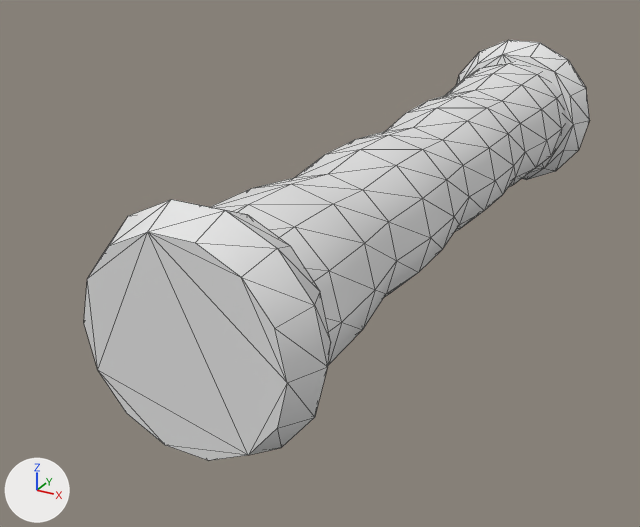
The glTF model godot/assets/waffen/modelle/einhandgriff/t1_4.glb, before and after one commit.
One viewpoint serves both versions: a 50 mm lens placed at (0.0674, -0.1591, 0.059), pointed at (-0.0134, -0.0121, -0.0145). Every picture has the same lights, and +X, +Y and +Z are marked at lower left. The older version comes first. Mesh edges are drawn as thin lines. Vertices at exactly the same position are counted once.

Names of what the first picture shows: 'einhandgriff_t1_4'.
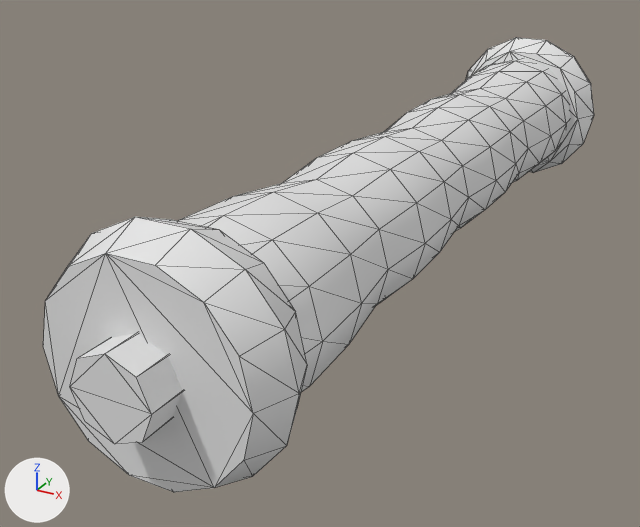
The change in detail:
me_einhandgriff_t1_4 is used by ob_einhandgriff_t1_4; location (0.0, 0.0, 0.0).
me_einhandgriff_t1_4 had 240 vertices, 468 faces and spanned x -0.02..0.02, y -0.076..0.081, z -0.019..0.019.
me_einhandgriff_t1_4 now has 256 vertices, 496 faces and spans x -0.02..0.02, y -0.09..0.095, z -0.019..0.019.
me_einhandgriff_t1_4 part 1: the loose piece of 42 vertices spanning x -0.02..0.02, y -0.076..-0.064, z -0.019..0.019 is moved by (0.0, -0.007, 0.0).
me_einhandgriff_t1_4 part 2: the loose piece of 42 vertices spanning x -0.019..0.019, y 0.069..0.081, z -0.019..0.019 is moved by (0.0, 0.006, 0.0).
me_einhandgriff_t1_4 part 3: a new loose piece, an 8-sided cylinder along y spanning x -0.007..0.007, y -0.09..0.095, z -0.007..0.007, in mat_beschlag (white #e7e7e7).
Part 4, on me_einhandgriff_t1_4:
137 vertices are removed from x -0.015..0.015, y -0.07..0.075, z -0.015..0.015.
295 faces are deleted.
12 vertices move within x -0.014..0.014, y 0.015, z -0.014..0.014.
102 vertices are added at x -0.016..0.016, y -0.077..0.081, z -0.016..0.016.
12 new vertices lie (0.0, 0.013, 0.0) away from vertices in x -0.014..0.014, y 0.015, z -0.014..0.014.
16 new vertices lie (0.0, 0.013, 0.0) away from vertices in x -0.014..0.014, y -0.024..0.055, z -0.014..0.014.
7 new vertices lie (0.005, 0.0, 0.005) away from vertices in x -0.013..0.008, y -0.077..0.081, z -0.013..0.008.
295 new faces join them, mat_holz (white #e7e7e7).

What differs and where, as boxes (x1, y1, x2, y2) in the pictures (640 x 527 px; the box of a moved part takes in the faces that stretch with it):
'einhandgriff_t1_4', reshaped (9% wider, 8% taller)
    before: (84, 40, 590, 461)
    after: (43, 37, 594, 492)
part 1 of me_einhandgriff_t1_4, moved or reshaped
    before: (84, 200, 331, 461)
    after: (43, 217, 307, 492)
part 2 of me_einhandgriff_t1_4, moved or reshaped
    before: (457, 40, 590, 180)
    after: (466, 37, 594, 173)
part 3 of me_einhandgriff_t1_4, added
    after: (70, 333, 182, 444)
part 4 of me_einhandgriff_t1_4, moved or reshaped
    before: (211, 61, 566, 365)
    after: (178, 58, 571, 392)
